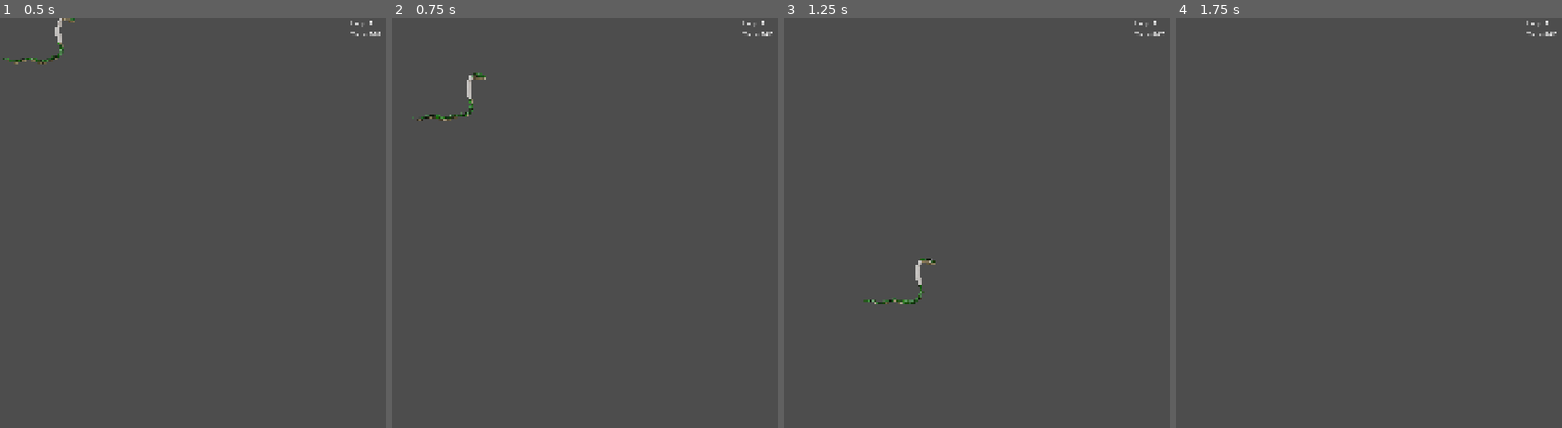
Above: before the commit, frames 1-4 (left to right).
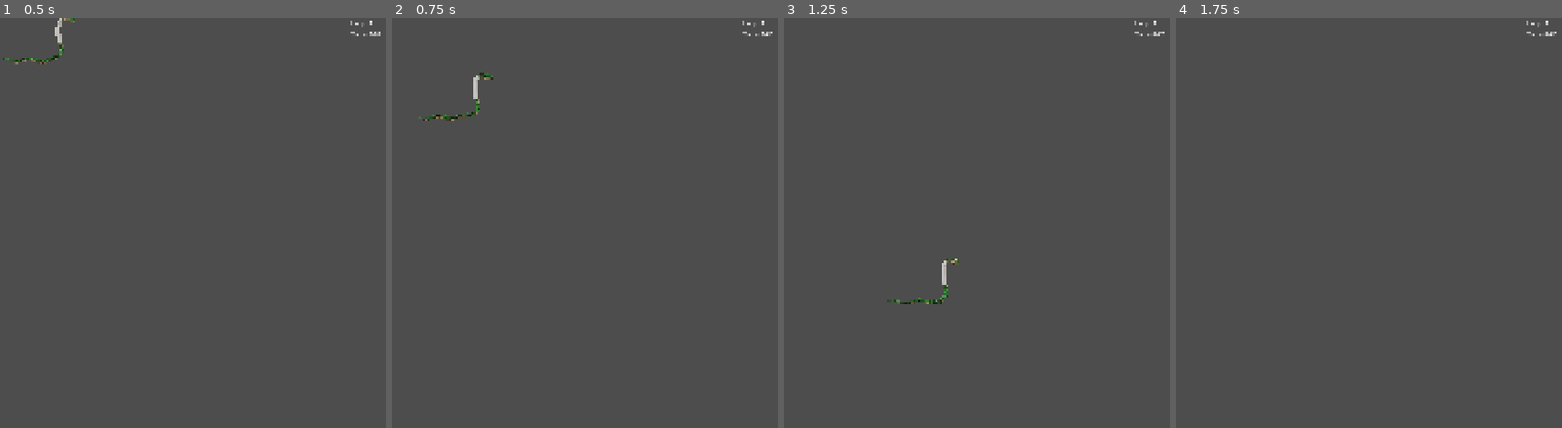
Above: after the commit, the same moments.

Repository: MrDreamhost/gmtk-jam-2025
Game: Godot game, scene res://game/main.tscn
Two runs of this game, one before a commit and one after it. Both use one fixed random seed, a clock stepped at 60 frames per second and the inputs below. The engine's default icon, where the game draws it, is replaced by a stand-in: a white triangle on a blue panel in a dark square.
Inputs:
- Up to frame 1 (0.5 s): no input
- Up to frame 2 (0.75 s): hold D (player_right) from 0.53 s (still down); tap Shift (set_spawn_point) at 0.6 s
- Up to frame 3 (1.25 s): keep holding D (player_right); tap Space (player_jump) at 0.77 s
- Up to frame 4 (1.75 s): keep holding D (player_right); tap Shift (set_spawn_point) at 1.35 s; tap Space (player_jump) at 1.52 s

Frame 1 is identical in both runs. In frame 2, 0.4% of the frame differs, in the area x 5-27%, y 13-26%; in frame 3, 0.5%, in the area x 20-46%, y 58-70%; in frame 4, nothing differs.
Error in both runs: Invalid type in function 'load_level' in base 'Node2D (Main)'. The Object-derived class of argument 1 (Node2D (level_01.gd)) is not a subclass of the expected …

Commit message:
Adjusted level 3 to fit new sizes

Diff:
--- a/game/main.gd
+++ b/game/main.gd
@@ -38,6 +38,7 @@
 func respawn_player() -> void:
 	self.player.global_position = self.current_level.spawn_point.global_position
 	self.player.velocity = Vector2(0,0)
+	self.player.handle_respawn_when_dead()
 
 
 func reset_loop() -> void:
--- a/level/level_03/level_03.tscn
+++ b/level/level_03/level_03.tscn
@@ -1,13 +1,16 @@
-[gd_scene load_steps=7 format=3 uid="uid://dprdcmdnfniia"]
+[gd_scene load_steps=8 format=3 uid="uid://dprdcmdnfniia"]
 
 [ext_resource type="Script" uid="uid://cr5paax0qa013" path="res://level/level_02/level_02.gd" id="1_14ypm"]
-[ext_resource type="Texture2D" uid="uid://bjwnao17x8v8x" path="res://assets/sprites/icon.svg" id="2_lvqq1"]
 [ext_resource type="PackedScene" uid="uid://cu6420ipi24uy" path="res://level/obstacles/death_spike.tscn" id="3_si3cn"]
 [ext_resource type="PackedScene" uid="uid://bcujsflu4nqbn" path="res://loop_system/spawn_point.tscn" id="4_wteuf"]
 [ext_resource type="PackedScene" uid="uid://b2hnjcnhd8ahv" path="res://level/goal_zone.tscn" id="5_dlqic"]
+[ext_resource type="PackedScene" uid="uid://dwhmt4nsonqkc" path="res://level/interactables/Platform.tscn" id="5_lvqq1"]
 
-[sub_resource type="RectangleShape2D" id="RectangleShape2D_cguju"]
-size = Vector2(362.5, 90)
+[sub_resource type="RectangleShape2D" id="RectangleShape2D_si3cn"]
+size = Vector2(20, 1100)
+
+[sub_resource type="RectangleShape2D" id="RectangleShape2D_wteuf"]
+size = Vector2(1960, 20)
 
 [node name="Level03" type="Node2D" node_paths=PackedStringArray("spawn_point")]
 script = ExtResource("1_14ypm")
@@ -18,144 +21,157 @@
 offset_bottom = 23.0
 text = "Level 03"
 
-[node name="StaticBody2D2" type="StaticBody2D" parent="Label"]
-position = Vector2(367, 351)
-rotation = -1.5708
-metadata/_edit_group_ = true
+[node name="SpawnPoint" parent="Label" instance=ExtResource("4_wteuf")]
+position = Vector2(0, 977)
 
-[node name="CollisionShape2D" type="CollisionShape2D" parent="Label/StaticBody2D2"]
-position = Vector2(-29.25, 0)
-shape = SubResource("RectangleShape2D_cguju")
-
-[node name="Sprite2D" type="Sprite2D" parent="Label/StaticBody2D2"]
-position = Vector2(-30.2499, 0)
-scale = Vector2(2.8164, 0.703125)
-texture = ExtResource("2_lvqq1")
-
-[node name="StaticBody2D8" type="StaticBody2D" parent="Label"]
-position = Vector2(63, 163)
-rotation = -1.5708
-metadata/_edit_group_ = true
-
-[node name="CollisionShape2D" type="CollisionShape2D" parent="Label/StaticBody2D8"]
-position = Vector2(-29.25, 0)
-shape = SubResource("RectangleShape2D_cguju")
-
-[node name="Sprite2D" type="Sprite2D" parent="Label/StaticBody2D8"]
-position = Vector2(-30.2499, 0)
-scale = Vector2(2.8164, 0.703125)
-texture = ExtResource("2_lvqq1")
-
-[node name="StaticBody2D5" type="StaticBody2D" parent="Label"]
-position = Vector2(609, 25)
-rotation = -1.5708
-metadata/_edit_group_ = true
-
-[node name="CollisionShape2D" type="CollisionShape2D" parent="Label/StaticBody2D5"]
-position = Vector2(-29.25, 0)
-shape = SubResource("RectangleShape2D_cguju")
-
-[node name="Sprite2D" type="Sprite2D" parent="Label/StaticBody2D5"]
-position = Vector2(-30.2499, 0)
-scale = Vector2(2.8164, 0.703125)
-texture = ExtResource("2_lvqq1")
-
-[node name="StaticBody2D6" type="StaticBody2D" parent="Label"]
-position = Vector2(-46, 443)
-rotation = -1.5708
-metadata/_edit_group_ = true
-
-[node name="CollisionShape2D" type="CollisionShape2D" parent="Label/StaticBody2D6"]
-position = Vector2(-29.25, 0)
-shape = SubResource("RectangleShape2D_cguju")
-
-[node name="Sprite2D" type="Sprite2D" parent="Label/StaticBody2D6"]
-position = Vector2(-30.2499, 0)
-scale = Vector2(2.8164, 0.703125)
-texture = ExtResource("2_lvqq1")
-
-[node name="StaticBody2D3" type="StaticBody2D" parent="Label"]
-position = Vector2(210, 604)
-metadata/_edit_group_ = true
-
-[node name="CollisionShape2D" type="CollisionShape2D" parent="Label/StaticBody2D3"]
-position = Vector2(-29.25, 0)
-shape = SubResource("RectangleShape2D_cguju")
-
-[node name="Sprite2D" type="Sprite2D" parent="Label/StaticBody2D3"]
-position = Vector2(-30.2499, 0)
-scale = Vector2(2.8164, 0.703125)
-texture = ExtResource("2_lvqq1")
-
-[node name="StaticBody2D10" type="StaticBody2D" parent="Label"]
-position = Vector2(573, 604)
-metadata/_edit_group_ = true
-
-[node name="CollisionShape2D" type="CollisionShape2D" parent="Label/StaticBody2D10"]
-position = Vector2(-29.25, 0)
-shape = SubResource("RectangleShape2D_cguju")
-
-[node name="Sprite2D" type="Sprite2D" parent="Label/StaticBody2D10"]
-position = Vector2(-30.2499, 0)
-scale = Vector2(2.8164, 0.703125)
-texture = ExtResource("2_lvqq1")
-
-[node name="StaticBody2D9" type="StaticBody2D" parent="Label"]
-position = Vector2(321, -13)
-metadata/_edit_group_ = true
-
-[node name="CollisionShape2D" type="CollisionShape2D" parent="Label/StaticBody2D9"]
-position = Vector2(-29.25, 0)
-shape = SubResource("RectangleShape2D_cguju")
-
-[node name="Sprite2D" type="Sprite2D" parent="Label/StaticBody2D9"]
-position = Vector2(-30.2499, 0)
-scale = Vector2(2.8164, 0.703125)
-texture = ExtResource("2_lvqq1")
-
-[node name="StaticBody2D7" type="StaticBody2D" parent="Label"]
-position = Vector2(-43, 419)
-metadata/_edit_group_ = true
-
-[node name="CollisionShape2D" type="CollisionShape2D" parent="Label/StaticBody2D7"]
-position = Vector2(-29.25, 0)
-shape = SubResource("RectangleShape2D_cguju")
-
-[node name="Sprite2D" type="Sprite2D" parent="Label/StaticBody2D7"]
-position = Vector2(-30.2499, 0)
-scale = Vector2(2.8164, 0.703125)
-texture = ExtResource("2_lvqq1")
-
-[node name="StaticBody2D4" type="StaticBody2D" parent="Label"]
-position = Vector2(622, 580)
-rotation = -1.5708
-metadata/_edit_group_ = true
-
-[node name="CollisionShape2D" type="CollisionShape2D" parent="Label/StaticBody2D4"]
-position = Vector2(-29.25, 0)
-shape = SubResource("RectangleShape2D_cguju")
-
-[node name="Sprite2D" type="Sprite2D" parent="Label/StaticBody2D4"]
-position = Vector2(-30.2499, 0)
-scale = Vector2(2.8164, 0.703125)
-texture = ExtResource("2_lvqq1")
+[node name="GoalZone" parent="Label" instance=ExtResource("5_dlqic")]
+position = Vector2(1836, 668)
+next_level_file = "uid://dprdcmdnfniia"
 
 [node name="DeathSpike" parent="Label" instance=ExtResource("3_si3cn")]
-position = Vector2(593, 425)
+position = Vector2(1530, 874)
+rotation = -1.5708
+
+[node name="DeathSpike8" parent="Label" instance=ExtResource("3_si3cn")]
+position = Vector2(1530, 771)
+rotation = -1.5708
+
+[node name="DeathSpike2" parent="Label" instance=ExtResource("3_si3cn")]
+position = Vector2(1428, 1080)
 
 [node name="DeathSpike4" parent="Label" instance=ExtResource("3_si3cn")]
-position = Vector2(491, 520)
+position = Vector2(1326, 1080)
 
 [node name="DeathSpike5" parent="Label" instance=ExtResource("3_si3cn")]
-position = Vector2(426, 520)
+position = Vector2(1224, 1080)
+
+[node name="DeathSpike6" parent="Label" instance=ExtResource("3_si3cn")]
+position = Vector2(1122, 1080)
+
+[node name="DeathSpike7" parent="Label" instance=ExtResource("3_si3cn")]
+position = Vector2(1020, 1080)
 
 [node name="DeathSpike3" parent="Label" instance=ExtResource("3_si3cn")]
-position = Vector2(575, 460)
+position = Vector2(1530, 977)
 rotation = -1.5708
 
-[node name="SpawnPoint" parent="Label" instance=ExtResource("4_wteuf")]
-position = Vector2(49, 542)
+[node name="Platform8" parent="." instance=ExtResource("5_lvqq1")]
+position = Vector2(1836, 874)
 
-[node name="GoalZone" parent="Label" instance=ExtResource("5_dlqic")]
-position = Vector2(685, 421)
-next_level_file = "uid://dprdcmdnfniia"
+[node name="Platform9" parent="." instance=ExtResource("5_lvqq1")]
+position = Vector2(1734, 874)
+
+[node name="Platform10" parent="." instance=ExtResource("5_lvqq1")]
+position = Vector2(1632, 874)
+
+[node name="Platform11" parent="." instance=ExtResource("5_lvqq1")]
+position = Vector2(1530, 874)
+
+[node name="Platform start" type="Node2D" parent="."]
+position = Vector2(0, 1080)
+
+[node name="Platform" parent="Platform start" instance=ExtResource("5_lvqq1")]
+
+[node name="Platform2" parent="Platform start" instance=ExtResource("5_lvqq1")]
+position = Vector2(102, 0)
+
+[node name="Platform3" parent="Platform start" instance=ExtResource("5_lvqq1")]
+position = Vector2(204, 0)
+
+[node name="Platform4" parent="Platform start" instance=ExtResource("5_lvqq1")]
+position = Vector2(306, 0)
+
+[node name="Platform5" parent="Platform start" instance=ExtResource("5_lvqq1")]
+position = Vector2(408, 0)
+
+[node name="Platform6" parent="Platform start" instance=ExtResource("5_lvqq1")]
+position = Vector2(510, 0)
+
+[node name="Platform7" parent="Platform start" instance=ExtResource("5_lvqq1")]
+position = Vector2(612, 0)
+
+[node name="Platform12" parent="Platform start" instance=ExtResource("5_lvqq1")]
+position = Vector2(714, 0)
+
+[node name="Platform27" parent="." instance=ExtResource("5_lvqq1")]
+position = Vector2(1428, 462)
+
+[node name="Platform28" parent="." instance=ExtResource("5_lvqq1")]
+position = Vector2(1428, 359)
+
+[node name="Platform29" parent="." instance=ExtResource("5_lvqq1")]
+position = Vector2(1428, 256)
+
+[node name="Platform30" parent="." instance=ExtResource("5_lvqq1")]
+position = Vector2(1428, 153)
+
+[node name="Platform33" parent="." instance=ExtResource("5_lvqq1")]
+position = Vector2(1428, 50)
+
+[node name="Tower" type="Node2D" parent="."]
+position = Vector2(918, 1080)
+
+[node name="Platform13" parent="Tower" instance=ExtResource("5_lvqq1")]
+position = Vector2(-102, 0)
+
+[node name="Platform14" parent="Tower" instance=ExtResource("5_lvqq1")]
+position = Vector2(-102, -103)
+
+[node name="Platform15" parent="Tower" instance=ExtResource("5_lvqq1")]
+position = Vector2(-102, -206)
+
+[node name="Platform16" parent="Tower" instance=ExtResource("5_lvqq1")]
+position = Vector2(-102, -309)
+
+[node name="Platform17" parent="Tower" instance=ExtResource("5_lvqq1")]
+position = Vector2(-102, -412)
+
+[node name="Platform18" parent="Tower" instance=ExtResource("5_lvqq1")]
+position = Vector2(-102, -515)
+
+[node name="Platform19" parent="Tower" instance=ExtResource("5_lvqq1")]
+
+[node name="Platform20" parent="Tower" instance=ExtResource("5_lvqq1")]
+position = Vector2(0, -103)
+
+[node name="Platform21" parent="Tower" instance=ExtResource("5_lvqq1")]
+position = Vector2(0, -206)
+
+[node name="Platform22" parent="Tower" instance=ExtResource("5_lvqq1")]
+position = Vector2(0, -309)
+
+[node name="Platform23" parent="Tower" instance=ExtResource("5_lvqq1")]
+position = Vector2(0, -412)
+
+[node name="Platform24" parent="Tower" instance=ExtResource("5_lvqq1")]
+position = Vector2(0, -515)
+
+[node name="Platform25" parent="Tower" instance=ExtResource("5_lvqq1")]
+position = Vector2(-102, -618)
+
+[node name="Platform26" parent="Tower" instance=ExtResource("5_lvqq1")]
+position = Vector2(-102, -721)
+
+[node name="Platform31" parent="Tower" instance=ExtResource("5_lvqq1")]
+position = Vector2(0, -618)
+
+[node name="Platform32" parent="Tower" instance=ExtResource("5_lvqq1")]
+position = Vector2(0, -721)
+
+[node name="Walls" type="StaticBody2D" parent="."]
+
+[node name="Wall Left" type="CollisionShape2D" parent="Walls"]
+position = Vector2(-10, 540)
+shape = SubResource("RectangleShape2D_si3cn")
+
+[node name="Wall Right" type="CollisionShape2D" parent="Walls"]
+position = Vector2(1930, 540)
+shape = SubResource("RectangleShape2D_si3cn")
+
+[node name="Ceiling" type="CollisionShape2D" parent="Walls"]
+position = Vector2(960, -10)
+shape = SubResource("RectangleShape2D_wteuf")
+
+[node name="Floor" type="CollisionShape2D" parent="Walls"]
+position = Vector2(960, 1090)
+shape = SubResource("RectangleShape2D_wteuf")
--- a/player/player.gd
+++ b/player/player.gd
@@ -1,8 +1,8 @@
 class_name Player extends CharacterBody2D
 
 
-const SPEED = 300.0
-const JUMP_VELOCITY = -600.0
+const SPEED = 400.0
+const JUMP_VELOCITY = -800.0
 
 @onready var hurt_box: HurtBox = $HurtBox
 @onready var anim_player : AnimationPlayer = $PlayerAnimationPlayer
@@ -20,6 +20,9 @@
 
 	move_and_slide()
 
+func handle_respawn_when_dead() -> void:
+	if %PlayerStateMachine.states[PlayerStateMachine.DEAD]:
+		%PlayerStateMachine.current_state.finished.emit(%PlayerStateMachine.states[PlayerStateMachine.IDLE])
 
 func handle_hit_received(damage: int) -> void:
 	print("Got damaged :( for %d DAMAGE" % damage)
